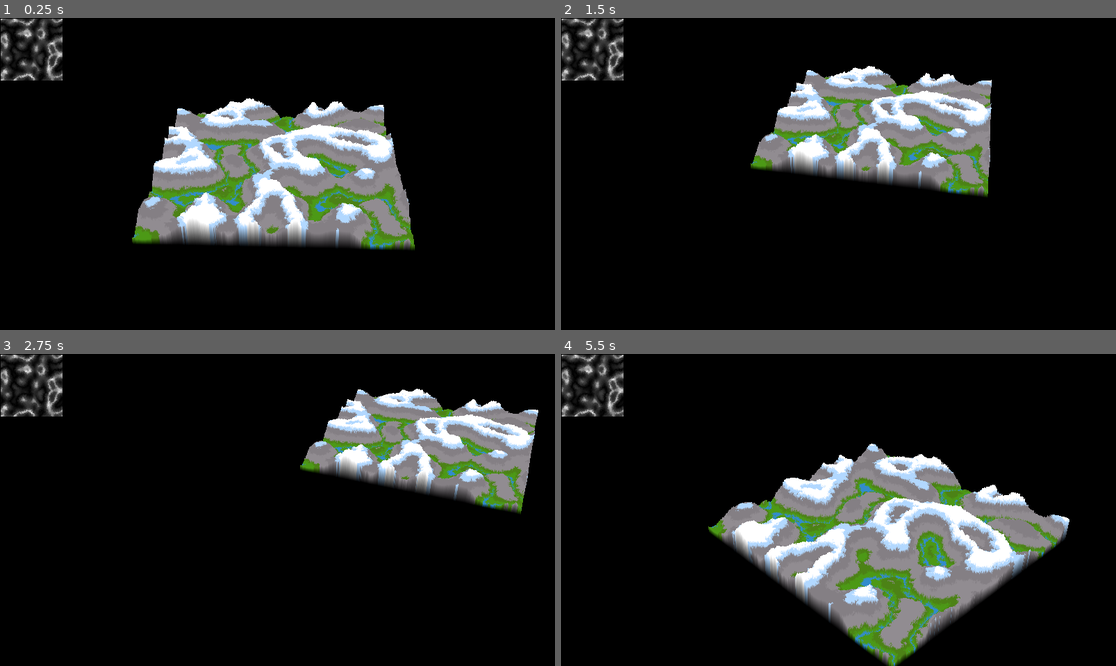
Above: before the commit, frames 1-4 (two rows, left to right).
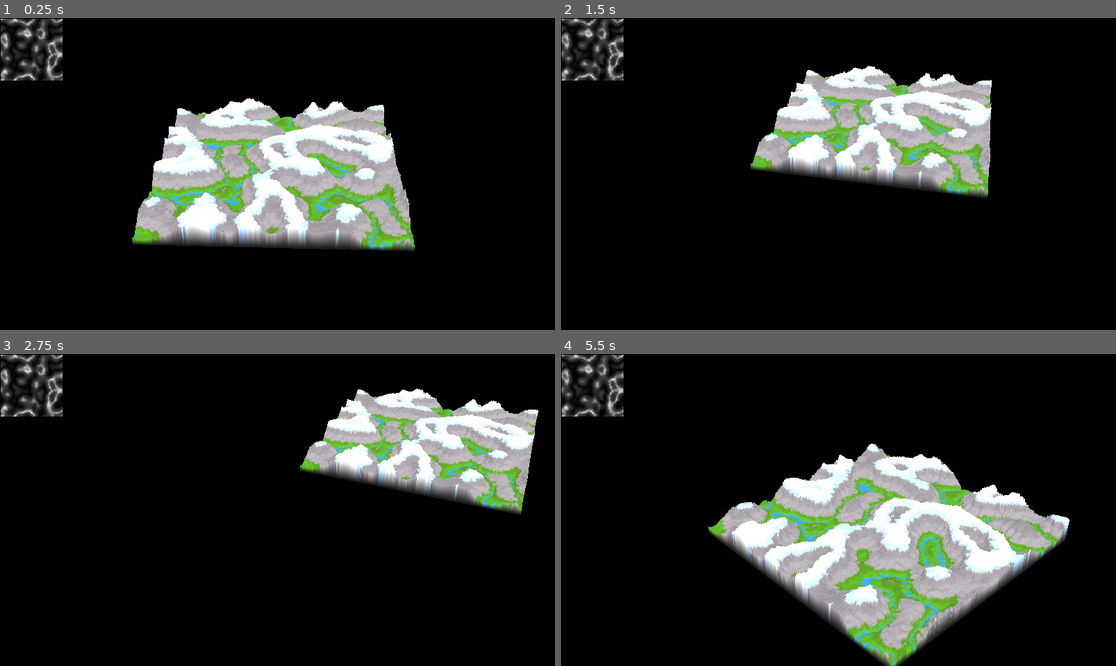
Above: after the commit, the same moments.

Repository: j7ysan/GodotTerrainMap
Game: Godot game, scene res://world.tscn
Two runs of this game, one before a commit and one after it. Both use one fixed random seed, a clock stepped at 60 frames per second and the inputs below.
Inputs (mouse positions are in pixels of both pictures, inside the frame that each line leads up to):
- Up to frame 1 (0.25 s): no input
- Up to frame 2 (1.5 s): move the mouse to (960, 158) at 0.52 s; hold D (right) 0.53-1.28 s; click (960, 158) at 0.67 s; move the mouse to (727, 189) at 1.27 s; hold S (down) from 1.28 s (still down)
- Up to frame 3 (2.75 s): move the mouse to (333, 441) at 2.02 s; release S (down) at 2.03 s; hold D (right) from 2.03 s (still down)
- Up to frame 4 (5.5 s): move the mouse to (810, 572) at 2.77 s; release D (right) at 2.78 s; hold W (up) 2.78-3.53 s; click (810, 572) at 2.92 s; move the mouse to (1005, 556) at 3.52 s; hold A (left) 3.53-5.03 s; move the mouse to (672, 463) at 4.27 s; move the mouse to (866, 510) at 5.02 s; hold S (down) from 5.03 s (still down); click (866, 510) at 5.17 s

The runs differ from the first frame. In frame 1, 17% of the frame differs, in the area x 23-75%, y 26-75%; in frame 2, 11%; in frame 3, 9.2%; in frame 4, 20%, in the area x 26-92%, y 28-100%.

Commit message:
Adding World Lighting
Adding directional light to enhance the world color.

Diff:
--- a/world.tscn
+++ b/world.tscn
@@ -63,5 +63,7 @@
 far = 6440.2
 script = ExtResource("2_fj7yv")
 
+[node name="DirectionalLight3D" type="DirectionalLight3D" parent="Marker3D/Camera3D"]
+
 [node name="WorldEnvironment" type="WorldEnvironment" parent="."]
 environment = SubResource("Environment_fj7yv")
